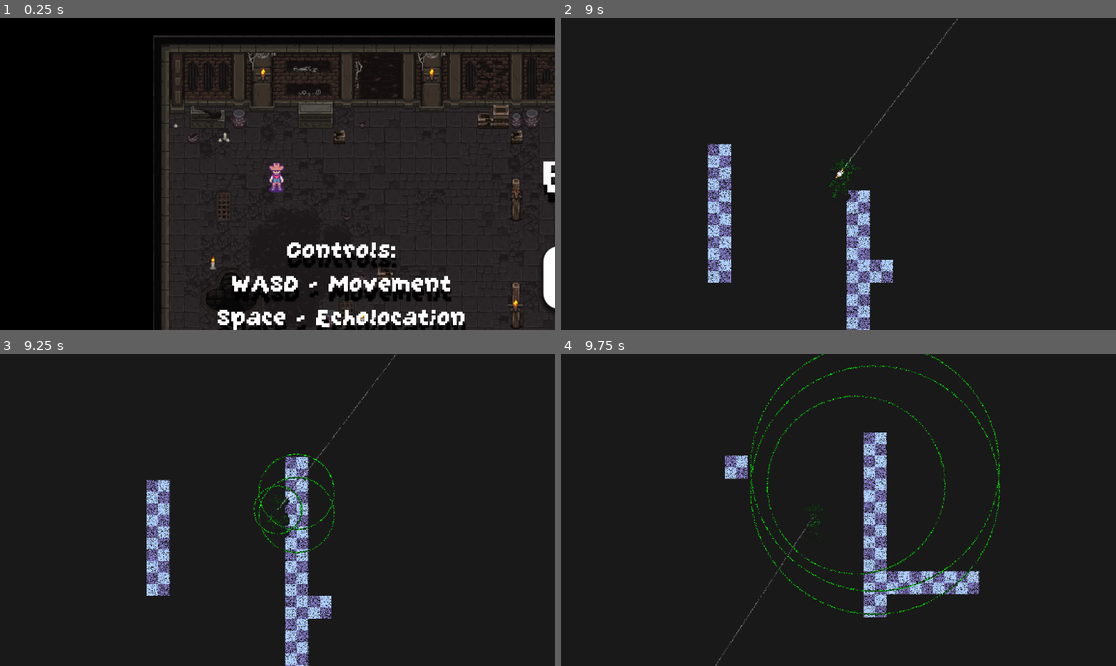
Above: before the commit, frames 1-4 (two rows, left to right).
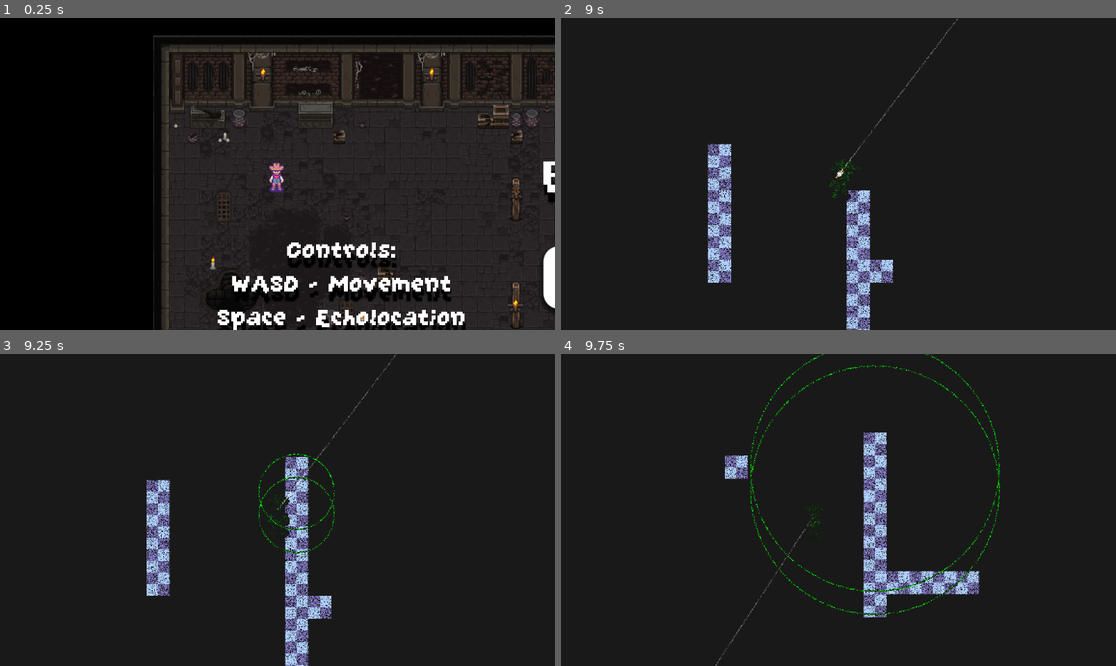
Above: after the commit, the same moments.

Repository: Youssef-YN/gamejam-2025
Game: Godot game, scene res://source/scenes/root/root.tscn
Same seed, same stepped clock (60 frames per second), same inputs: the game is played once before the commit and once after it.
Inputs (mouse positions are in pixels of both pictures, inside the frame that each line leads up to):
- Up to frame 1 (0.25 s): no input
- Up to frame 2 (9 s): move the mouse to (960, 158) at 0.52 s; hold D (move_right) 0.53-1.28 s; hold Space (stomp) 0.53-1.28 s; move the mouse to (727, 189) at 1.27 s; hold S (move_down) 1.28-2.03 s; click (727, 189) at 1.35 s; tap Space (stomp) at 1.55, 3.6, 4.55, 5.1, 6.8, 8.1 s; move the mouse to (894, 105) at 2.02 s; hold D (move_right) 2.03-2.75 s; hold Space (stomp) 2.03-2.75 s; click "Play" at 2.75 s; move the mouse to (810, 236) at 3.52 s; hold W (move_up) 3.53-4.28 s; move the mouse to (1005, 220) at 4.27 s; press the mouse at (1005, 220) at 4.28 s; hold A (move_left) 4.28-5.78 s; move the mouse to (672, 127) at 5.02 s; release the mouse at (672, 127) at 5.03 s; move the mouse to (866, 174) at 5.77 s; hold S (move_down) 5.78-6.53 s; hold Space (stomp) 5.78-6.53 s; move the mouse to (755, 96) at 6.52 s; hold D (move_right) 6.53-7.28 s; click (755, 96) at 6.6 s; move the mouse to (960, 158) at 7.27 s; hold W (move_up) 7.28-8.03 s; hold Space (stomp) 7.28-8.03 s; move the mouse to (727, 189) at 8.02 s; hold D (move_right) 8.03-8.78 s; move the mouse to (894, 105) at 8.77 s; press the mouse at (894, 105) at 8.78 s; hold S (move_down) from 8.78 s (still down)
- Up to frame 3 (9.25 s): keep holding S (move_down); tap Space (stomp) at 9.05 s
- Up to frame 4 (9.75 s): move the mouse to (810, 572) at 9.52 s; release S (move_down) at 9.53 s; release the mouse at (810, 572) at 9.53 s; hold A (move_left) from 9.53 s (still down); tap Space (stomp) at 9.6 s

Frames 1-2 are identical in both runs. In frame 3, 0.1% of the frame differs, in the area x 45-55%, y 42-58%; in frame 4, 0.3%, in the area x 37-70%, y 13-71%.

Commit message:
finished will upload

Diff:
--- a/source/components/wall_component/wall_component.gd
+++ b/source/components/wall_component/wall_component.gd
@@ -2,6 +2,7 @@
 class_name WallComponent
 const SCENE = preload("uid://d1el5gfyfitfi")
 @onready var timer: Timer = $VisibilityTimer
+@onready var hit_noise: AudioStreamPlayer2D = $HitNoise
 
 func _ready() -> void:
 	visible = false
@@ -13,6 +14,7 @@
 
 func _on_area_2d_area_entered(area: Area2D) -> void:
 	if area.get_parent() is Bullet:
+		hit_noise.play()
 		area.get_parent().queue_free()
 		var hit: DetectionAreaComponent = DetectionAreaComponent.get_instance(2, 1)
 		hit.global_position = global_position
--- a/source/components/wall_component/wall_component.tscn
+++ b/source/components/wall_component/wall_component.tscn
@@ -1,7 +1,8 @@
-[gd_scene load_steps=5 format=3 uid="uid://d1el5gfyfitfi"]
+[gd_scene load_steps=6 format=3 uid="uid://d1el5gfyfitfi"]
 
 [ext_resource type="Script" uid="uid://c0dfsvxaxdm8t" path="res://source/components/wall_component/wall_component.gd" id="1_cewg8"]
 [ext_resource type="Texture2D" uid="uid://c7oearo40t7px" path="res://assets/tilemaps/ProtoTiles.png" id="1_h24sj"]
+[ext_resource type="AudioStream" uid="uid://b4yo8louqmhmc" path="res://assets/sounds/hit.mp3" id="3_wupsm"]
 
 [sub_resource type="RectangleShape2D" id="RectangleShape2D_cewg8"]
 size = Vector2(16, 16)
@@ -31,5 +32,8 @@
 wait_time = 2.0
 one_shot = true
 
+[node name="HitNoise" type="AudioStreamPlayer2D" parent="."]
+stream = ExtResource("3_wupsm")
+
 [connection signal="area_entered" from="Area2D" to="." method="_on_area_2d_area_entered"]
 [connection signal="timeout" from="VisibilityTimer" to="." method="_on_visibility_timer_timeout"]
--- a/source/maps/base_level_1/base_level_1.gd
+++ b/source/maps/base_level_1/base_level_1.gd
@@ -2,6 +2,7 @@
 @onready var walls: TileMapLayer = $Walls
 
 func ready_override():
+	Context.player.music.play.call_deferred()
 	walls.modulate.a = 0
 	for cell in walls.get_used_cells():
 		var wall: WallComponent = WallComponent.get_instance()
--- /dev/null
+++ b/source/player/backgroundmusic.gd
@@ -0,0 +1,2 @@
+extends AudioStreamPlayer
+class_name BackgroundMusicComponent
--- /dev/null
+++ b/source/player/bg_music/bg_music_component.tscn
@@ -0,0 +1,6 @@
+[gd_scene load_steps=2 format=3 uid="uid://cifkrffeleir5"]
+
+[ext_resource type="AudioStream" uid="uid://bbqnt7ykrk7dx" path="res://assets/sounds/backgroundmusic.mp3" id="1_07my8"]
+
+[node name="BgMusicComponent" type="AudioStreamPlayer2D"]
+stream = ExtResource("1_07my8")
--- a/source/player/player.gd
+++ b/source/player/player.gd
@@ -7,6 +7,7 @@
 @onready var collision: PlayerCollisionComponent = $PlayerCollisionComponent
 @onready var camera: PlayerCameraComponent = $PlayerCameraComponent
 @onready var movement: PlayerMovementComponent = $PlayerMovementComponent
+@onready var music: BackgroundMusicComponent = $Backgroundmusic
 
 
 
--- a/source/player/player.tscn
+++ b/source/player/player.tscn
@@ -8,6 +8,8 @@
 [ext_resource type="PackedScene" uid="uid://df65hio0rjb14" path="res://source/player/collision/PlayerCollisionComponent.tscn" id="5_favdl"]
 [ext_resource type="PackedScene" uid="uid://d1ikyu2h020fj" path="res://source/player/attack/player_attack_component.tscn" id="6_asuwg"]
 [ext_resource type="PackedScene" uid="uid://coaojspr1ggp5" path="res://source/player/hurtbox/player_hurtbox.tscn" id="8_4eph7"]
+[ext_resource type="AudioStream" uid="uid://bbqnt7ykrk7dx" path="res://assets/sounds/backgroundmusic.mp3" id="9_q3bky"]
+[ext_resource type="Script" uid="uid://dljtix0f766k1" path="res://source/player/backgroundmusic.gd" id="10_fhjrr"]
 
 [sub_resource type="RectangleShape2D" id="RectangleShape2D_asuwg"]
 size = Vector2(10, 10)
@@ -39,3 +41,8 @@
 [node name="CollisionShape2D" type="CollisionShape2D" parent="PlayerHurtbox"]
 position = Vector2(0, 3)
 shape = SubResource("CapsuleShape2D_7t8kb")
+
+[node name="Backgroundmusic" type="AudioStreamPlayer" parent="."]
+stream = ExtResource("9_q3bky")
+volume_db = -24.0
+script = ExtResource("10_fhjrr")
--- a/source/player/stomp/player_stomp_component.gd
+++ b/source/player/stomp/player_stomp_component.gd
@@ -2,8 +2,9 @@
 class_name PlayerStompComponent
 
 @onready var cooldown_timer: Timer = $Cooldown
+@onready var stomp_sound: AudioStreamPlayer2D = $StompSound
 
-@export var cooldown_length: float = 5
+@export var cooldown_length: float = 10
 var can_stomp: bool = true
 
 var player: Player
@@ -23,6 +24,7 @@
 ## Then since we just stomped we set can stomp is false, then set a timer to enablet it back after it's done
 func stomp() -> void:
 	if can_stomp:
+		stomp_sound.play()
 		var area: DetectionAreaComponent = DetectionAreaComponent.get_instance(1.5, 3)
 		area.global_position = player.global_position
 		Context.world.add_child(area)
--- a/source/player/stomp/player_stomp_component.tscn
+++ b/source/player/stomp/player_stomp_component.tscn
@@ -1,6 +1,7 @@
-[gd_scene load_steps=2 format=3 uid="uid://qmv781t4vgoo"]
+[gd_scene load_steps=3 format=3 uid="uid://qmv781t4vgoo"]
 
 [ext_resource type="Script" uid="uid://dmh7kmtsfpocp" path="res://source/player/stomp/player_stomp_component.gd" id="1_nxbe0"]
+[ext_resource type="AudioStream" uid="uid://bqmmhpu0htw5u" path="res://assets/sounds/stomp2.mp3" id="2_5btmm"]
 
 [node name="PlayerStompComponent" type="Node2D"]
 script = ExtResource("1_nxbe0")
@@ -8,4 +9,8 @@
 [node name="Cooldown" type="Timer" parent="."]
 one_shot = true
 
+[node name="StompSound" type="AudioStreamPlayer2D" parent="."]
+stream = ExtResource("2_5btmm")
+volume_db = -8.955
+
 [connection signal="timeout" from="Cooldown" to="." method="_on_cooldown_timeout"]
Not shown, added: assets/sounds/backgroundmusic.mp3.import
Not shown, added: assets/sounds/hit.mp3.import
Not shown, added: assets/sounds/steps.mp3.import
Not shown, added: assets/sounds/stomp2.mp3.import
Not shown, added: source/player/backgroundmusic.gd.uid
Not shown: 1 places in source/player/player.tscn that only renumber resources
Not shown, added: assets/sounds/backgroundmusic.mp3
Not shown, added: assets/sounds/hit.mp3
Not shown, added: assets/sounds/steps.mp3
Not shown, added: assets/sounds/stomp2.mp3
